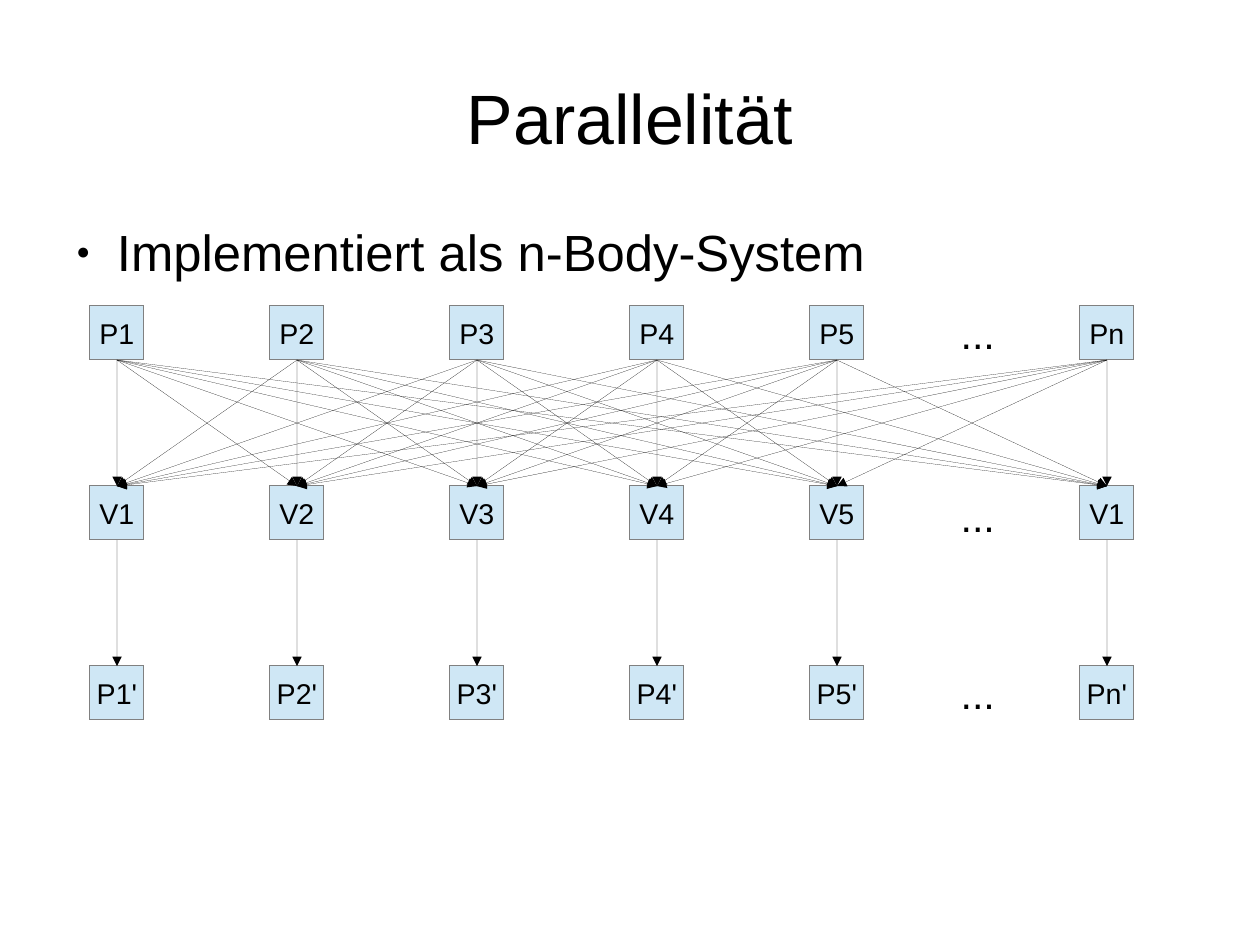
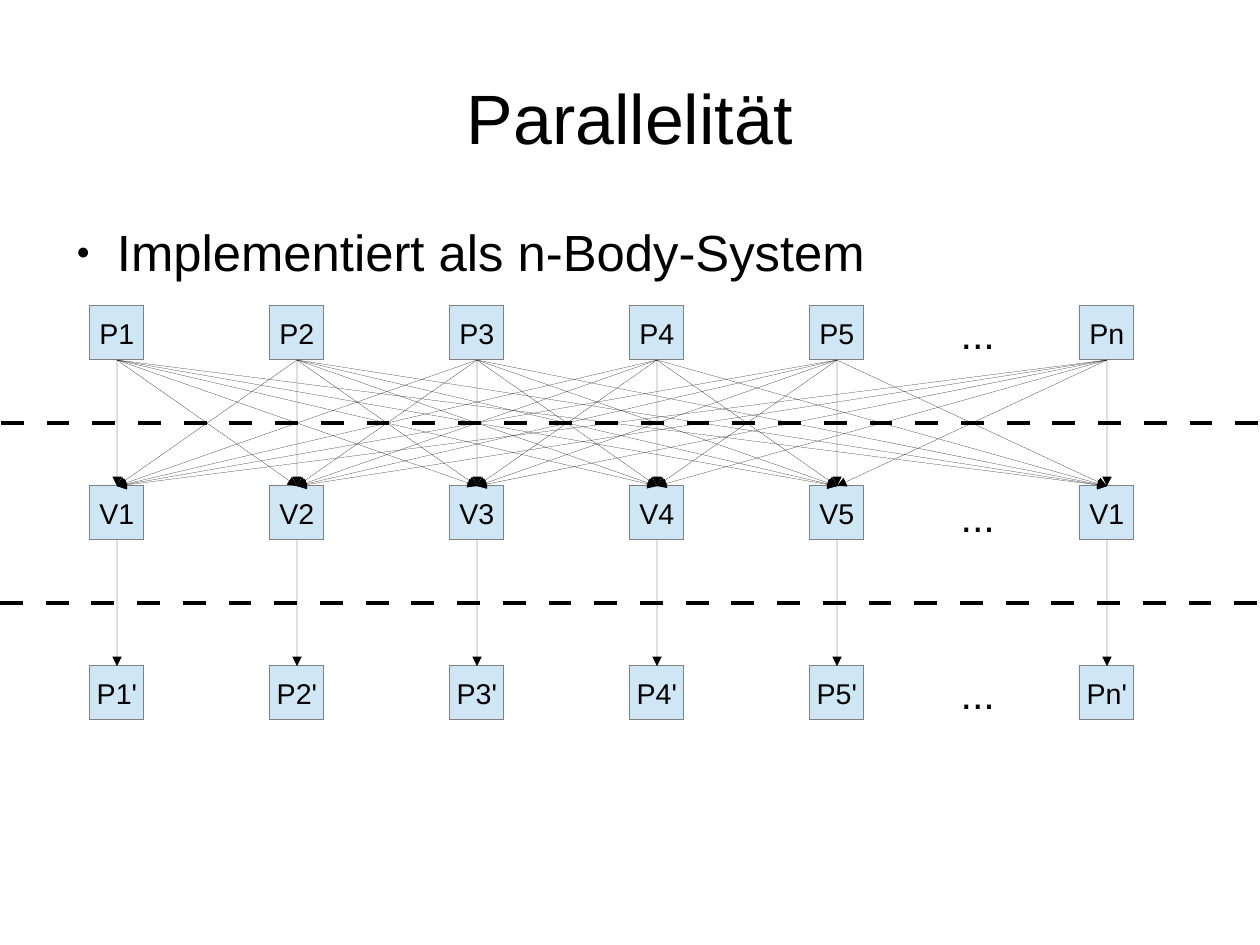
Before and after one commit to dgrodt/uos_pa_sph, a slide deck: slide 2 of presentation/folien_dominik.odp. Drawn at 1260x945 pixels with LibreOffice and Linux fonts; fonts in the diff are those of the drawing. Boxes give left, top, right and bottom in pixels: in the first picture for what was removed or moved away, otherwise in the second. Text is boxed around its words. In the diff, an @@ line names an element or a change of style, - is before the commit and + after.

```diff
--- a/presentation/folien_dominik.odp
+++ b/presentation/folien_dominik.odp
@@ elbow line added from (1, 423) to (1260, 423), #000000 2.83 pt @@
@@ elbow line added from (0, 604) to (1260, 604), #000000 2.83 pt @@
```
Also in this commit, not shown: 1 slide added, 1 slide removed.
